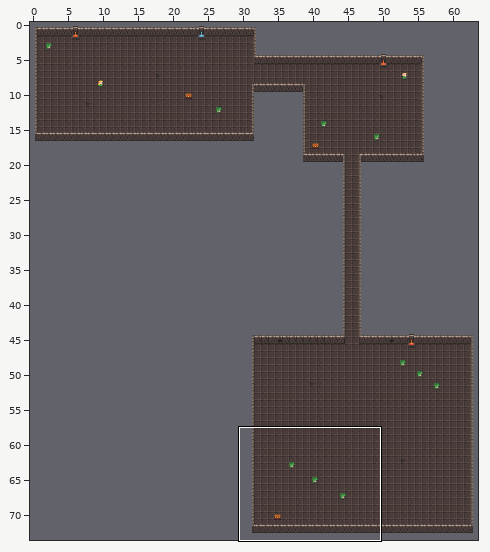
A Tiled map gets an edit: resources/dungeon-01.tmx. The first picture is a wide view before the edit; the outline marks the close-up.
Close-up. As it was:
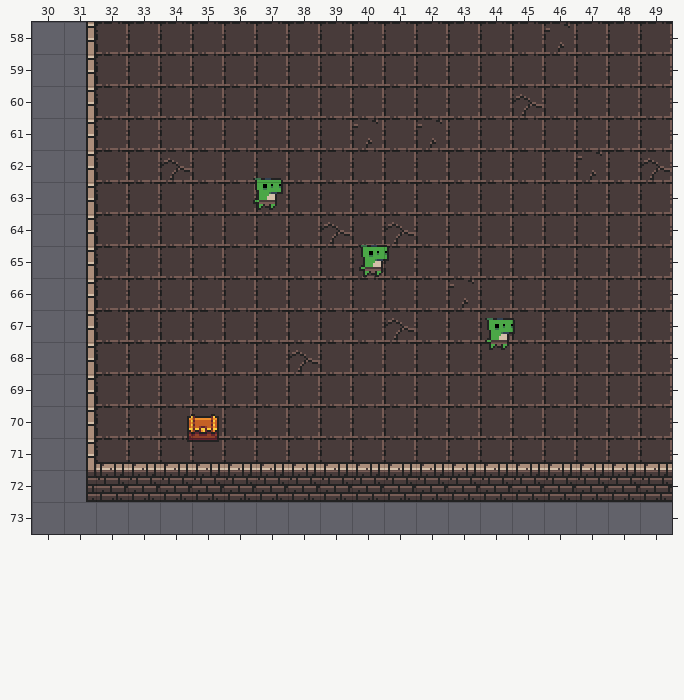
Cells are 16x16 px. Shown: x 30..49, y 58..73. The commit also changed other parts of the map, which this record leaves out.
And afterwards:
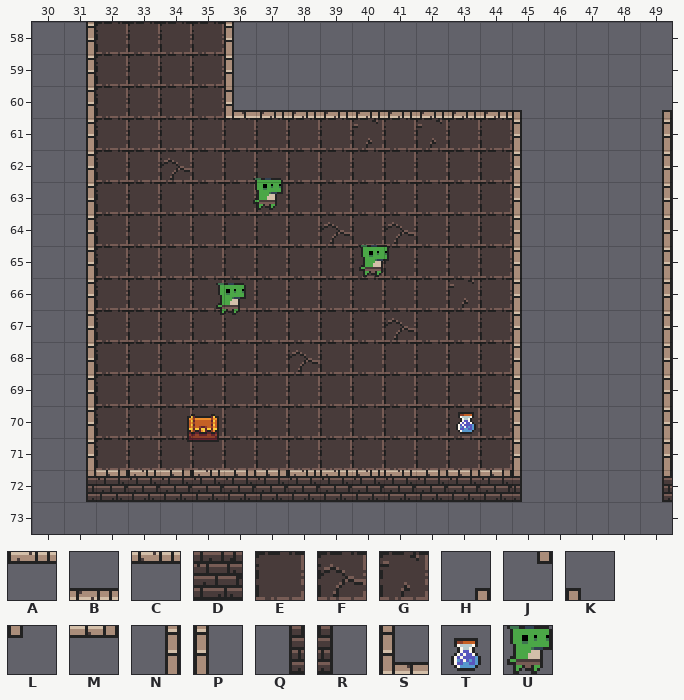
Key: from "dungeon": A 1 flipped up-down, B 2, C 2 flipped up-down, D 34, E 129, F 130, G 131, H 224, J 224 flipped up-down, K 225, L 225 flipped up-down, M 227 flipped up-down, N 256, P 257, Q 288, R 289, S 290, T 467, U 488.
_ is an empty cell, . an unchanged one.
Objects are placed by their top-left corner, in cells (3,4 is the top-left corner of cell 3,4); size is 1x1 cell unless given.
The exact change:
--- layer "Ground"
@@ x 31..49 @@
-58 .....EEEEEEEEEEGEEE
-59 .....EEEEEEEEEEEEEE
-60 .....EEEEEEEEEFEEEE
-61 ..............EEEEE
-62 ..............EEGEF
-63 ..............EEEEE
-64 ..............EEEEE
-65 ..............EEEEE
-66 ..............EEEEE
-67 ..............EEEEE
-68 ..............EEEEE
-69 ..............EEEEE
-70 ..............EEEEE
-71 ..............EEEEE
-72 _______________..._
+58 .....______________
+59 .....______________
+60 .....______________
+61 .............._____
+62 .............._____
+63 .............._____
+64 .............._____
+65 .............._____
+66 .............._____
+67 .............._____
+68 .............._____
+69 .............._____
+70 .............._____
+71 .............._____
+72 QDDDDDDDDDDDDDR...Q
--- layer "Walls"
@@ x 31..49 @@
-58 ....._.............
-59 ....._.............
-60 .....__________..._
-61 .............._..._
-62 .............._..._
-63 .............._..._
-64 .............._..._
-65 .............._..._
-66 .............._..._
-67 .............._..._
-68 .............._..._
-69 .............._..._
-70 .............._..._
-71 .BBBBBBBBBBBBBBBBBB
-72 QDDDDDDDDDDDDDDDDDD
+58 .....P.............
+59 .....P.............
+60 .....SBBBBBBBBK...H
+61 ..............P...N
+62 ..............P...N
+63 ..............P...N
+64 ..............P...N
+65 ..............P...N
+66 ..............P...N
+67 ..............P...N
+68 ..............P...N
+69 ..............P...N
+70 ..............P...N
+71 ._____________P___N
+72 JMAMAMMAACAMMML___J
--- layer "Characters"
-U "lizard" at 44.1,67.2
+U "lizard" at 35.7,66.2
--- layer "Items"
+T "potion" at 43.1,69.9
Changed places in both close-ups, as pixel boxes (x1, y1, x2, y2):
changed: (88, 22, 672, 502)
